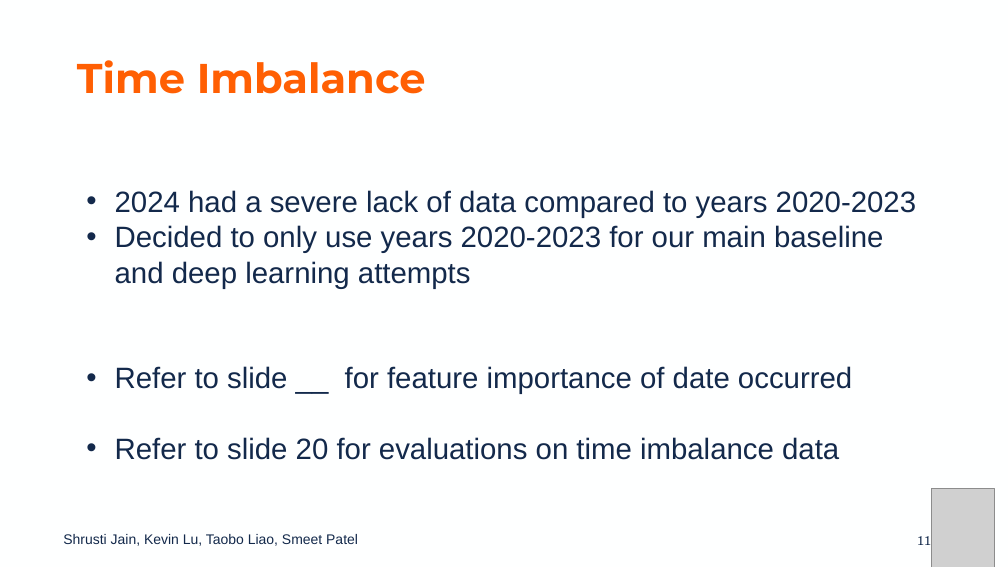
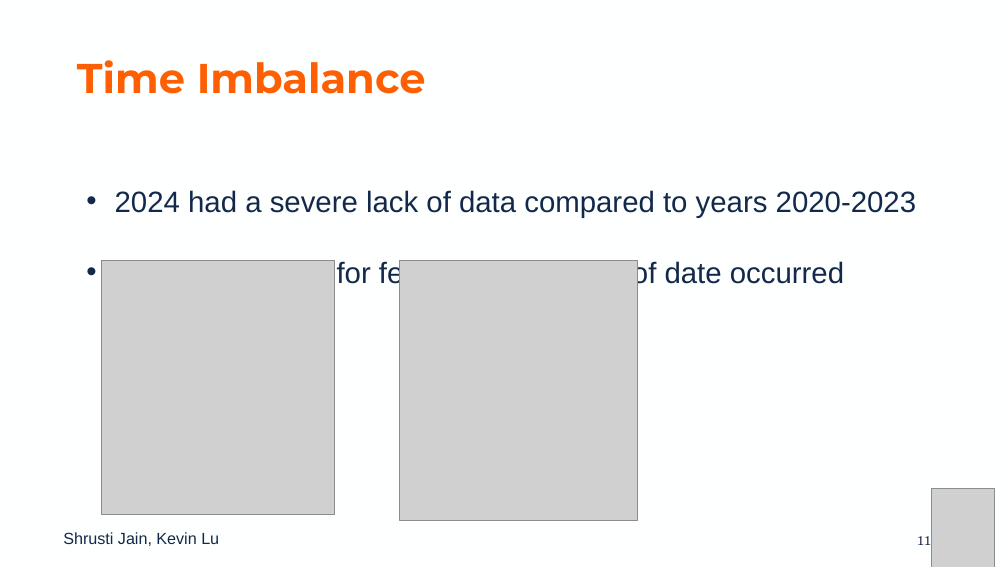
Before and after one commit to kslu2/Predicting_LA_Crimes, a slide deck: slide 11 of Project Presentation.pptx. Drawn at 1008x567 pixels with LibreOffice and Linux fonts; fonts in the diff are those of the drawing; grey boxes stand for pictures; background and template pictures are left out. Boxes give left, top, right and bottom in pixels: in the first picture for what was removed or moved away, otherwise in the second. Text is boxed around its words. In the diff, an @@ line names an element or a change of style, - is before the commit and + after.

```diff
--- a/Project Presentation.pptx
+++ b/Project Presentation.pptx
@@ picture added at (101,260,334,514) @@
@@ text at (115,259,844,288): text changed @@
-• Decided to only use years 2020-2023 for our main baseline and deep learning attempts
-• Refer to slide __ for feature importance of date occurred
-• Refer to slide 20 for evaluations on time imbalance data
+• Refer to slide 23 for feature importance of date occurred
@@ picture added at (400,260,638,520) @@
@@ text at (63,532,219,546): text changed; size 13.3 to 15.4 pt @@
-Shrusti Jain, Kevin Lu, Taobo Liao, Smeet Patel
+Shrusti Jain, Kevin Lu
```
Also in this commit, not shown: 19 other slides changed, 5 slides added, 4 slides removed, 3 other files.
